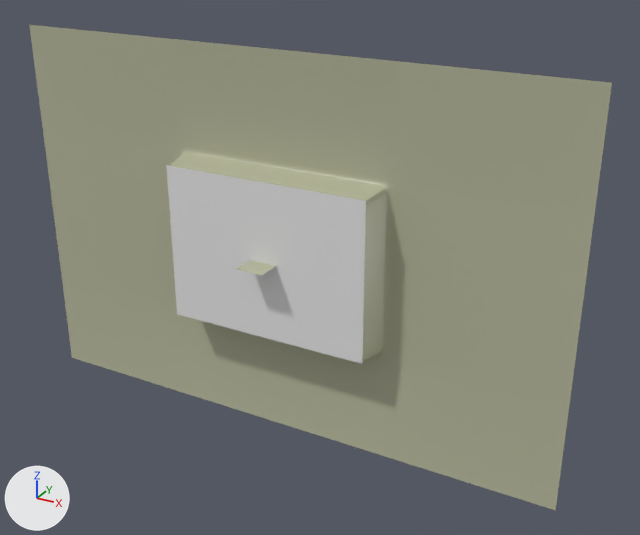
Two versions of the Blender file Assets/Sourcet/Monitor.blend, one commit apart.
Camera for both pictures: a 50 mm camera at (28.6, -43.7, 22.8) aimed at (3.2, 2.6, -0.4). Lighting does not change. The marker at lower left points along +X, +Y and +Z.

Objects in the first picture: 'Bezel_2', 'Plane', 'Screen'.
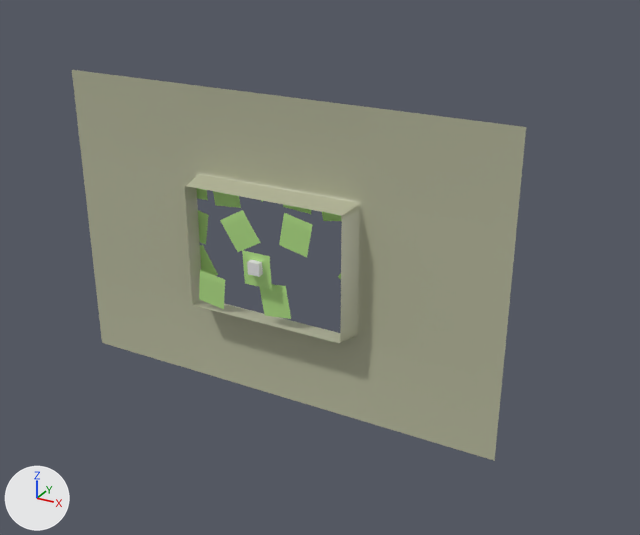
What differs and where, as boxes (x1, y1, x2, y2) in the pictures (640 x 535 px):
'Bezel_2', mesh rescaled (22% narrower, 20% shorter)
    before: (29, 25, 612, 511)
    after: (72, 70, 526, 461)
'Screen', hidden
    before: (166, 165, 366, 364)
'Plane.014', added
    after: (279, 213, 313, 257)
'Plane.017', added
    after: (220, 210, 261, 252)
'Plane.016', added
    after: (260, 284, 291, 319)
'Plane.015', added
    after: (199, 270, 225, 309)
'Plane.018', added
    after: (242, 250, 272, 290)
'Plane', hidden
    before: (236, 260, 275, 275)
'Plane.007', added
    after: (213, 191, 241, 208)
'Plane.009', added
    after: (200, 245, 218, 276)
'Plane.011', added
    after: (198, 210, 209, 245)
'PARENT', added
    after: (247, 260, 263, 277)
'Plane.002', added
    after: (322, 212, 342, 221)
'Plane.004', added
    after: (196, 188, 208, 200)
'Plane.010', added
    after: (283, 204, 311, 214)

The change, as a diff of the scene's bpy script:
```diff
--- a/Assets/Sourcet/Monitor.blend.py
+++ b/Assets/Sourcet/Monitor.blend.py
@@ mat_todo @@
+mat_todo = bpy.data.materials.new('Todo')
+# nodes: BsdfPrincipled, Bump, Mapping, OutputMaterial, TexCoord, TexNoise, ValToRGB
+# colours: green #b8e78c, grey #7e7e7e, dark grey #5e5e5e
@@ me_screen_002 @@
 me_screen_002.from_pydata(...)  # 49 vertices, 36 faces; spans x -7.32..7.28, y 0.72, z -5.48..5.48
+# me_screen_002 part 1: the whole mesh is scaled about the mesh origin by 0.8
 me_screen_002.materials.append(mat_screen)
@@ me_bezel_001 @@
 me_bezel_001.from_pydata(...)  # 196 vertices, 165 faces; spans x -20.0..20.0, y 0.7..3.0, z -13.3..13.4
+# me_bezel_001 part 2: the whole mesh is scaled about the mesh origin by 0.8
 me_bezel_001.materials.append(mat_monitor)
@@ ob_screen @@
 ob_screen.location = (0.0, 0.0, 0.0)
+ob_screen.hide_set(True)
@@ ob_plane @@
 ob_plane.location = (0.0, 0.0, 0.0)
+ob_plane.hide_set(True)
@@ ob_parent @@
+ob_parent = bpy.data.objects.new('PARENT', me_cube)  # a box spanning x -0.434..0.434, y -0.434..0.434, z -0.434..0.434
+ob_parent.location = (0.0, 0.0, 0.0)
@@ ob_plane_018 @@
+ob_plane_018 = bpy.data.objects.new('Plane.018', me_plane_018)  # 6 vertices, 2 faces; spans x -1.04..1.04, y -0.05..0.1, z -1.44..0.96
+ob_plane_018.location = (0.0, 0.0, 0.0)
@@ ob_plane_017 @@
+ob_plane_017 = bpy.data.objects.new('Plane.017', me_plane_017)  # 6 vertices, 2 faces; spans x -1.37..1.61, y -0.05..0.1, z -1.76..1.34
+ob_plane_017.parent = ob_parent
+ob_plane_017.location = (-1.783, 0.689, 2.079)
@@ ob_plane_016 @@
+ob_plane_016 = bpy.data.objects.new('Plane.016', me_plane_016)  # 6 vertices, 2 faces; spans x -1.14..1.2, y -0.05..0.1, z -1.55..1.07
+ob_plane_016.parent = ob_parent
+ob_plane_016.location = (0.84, 0.689, -2.283)
@@ ob_plane_015 @@
+ob_plane_015 = bpy.data.objects.new('Plane.015', me_plane_015)  # 6 vertices, 2 faces; spans x -1.22..1.16, y -0.05..0.1, z -1.57..1.09
+ob_plane_015.parent = ob_parent
+ob_plane_015.location = (-4.123, 0.689, -2.608)
@@ ob_plane_014 @@
+ob_plane_014 = bpy.data.objects.new('Plane.014', me_plane_014)  # 6 vertices, 2 faces; spans x -1.32..1.22, y -0.05..0.1, z -1.63..1.16
+ob_plane_014.parent = ob_parent
+ob_plane_014.location = (2.538, 0.689, 2.64)
@@ ob_plane_011 @@
+ob_plane_011 = bpy.data.objects.new('Plane.011', me_plane_011)  # 6 vertices, 2 faces; spans x -1.31..1.21, y -0.05..0.1, z -1.62..1.15
+ob_plane_011.parent = ob_parent
+ob_plane_011.location = (-6.581, 2.489, 1.067)
@@ ob_plane_010 @@
+ob_plane_010 = bpy.data.objects.new('Plane.010', me_plane_010)  # 6 vertices, 2 faces; spans x -1.13..1.1, y -0.05..0.1, z -1.5..1.02
+ob_plane_010.parent = ob_parent
+ob_plane_010.location = (1.613, 2.489, 4.694)
@@ ob_plane_009 @@
+ob_plane_009 = bpy.data.objects.new('Plane.009', me_plane_009)  # 6 vertices, 2 faces; spans x -1.36..1.57, y -0.05..0.1, z -1.75..1.32
+ob_plane_009.parent = ob_parent
+ob_plane_009.location = (-6.51, 2.489, -1.826)
@@ ob_plane_007 @@
+ob_plane_007 = bpy.data.objects.new('Plane.007', me_plane_007)  # 6 vertices, 2 faces; spans x -1.12..1.16, y -0.05..0.1, z -1.52..1.04
+ob_plane_007.parent = ob_parent
+ob_plane_007.location = (-3.972, 2.489, 4.032)
@@ ob_plane_004 @@
+ob_plane_004 = bpy.data.objects.new('Plane.004', me_plane_004)  # 6 vertices, 2 faces; spans x -1.04..1.04, y -0.05..0.1, z -1.44..0.96
+ob_plane_004.parent = ob_parent
+ob_plane_004.location = (-6.52, 2.489, 4.203)
@@ ob_plane_002 @@
+ob_plane_002 = bpy.data.objects.new('Plane.002', me_plane_002)  # 6 vertices, 2 faces; spans x -1.19..1.28, y -0.05..0.1, z -1.6..1.12
+ob_plane_002.parent = ob_parent
+ob_plane_002.location = (4.194, 2.489, 4.491)
```
